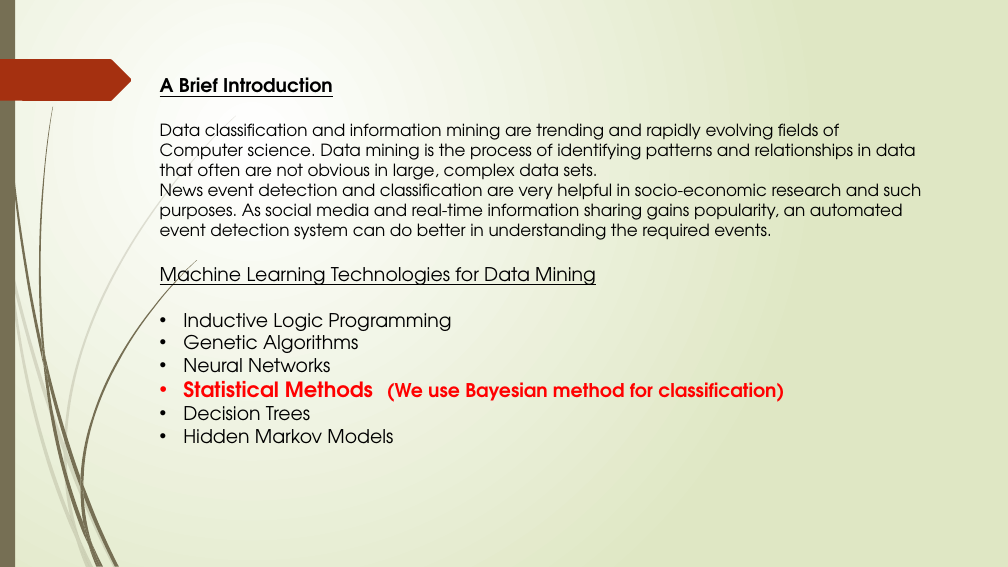
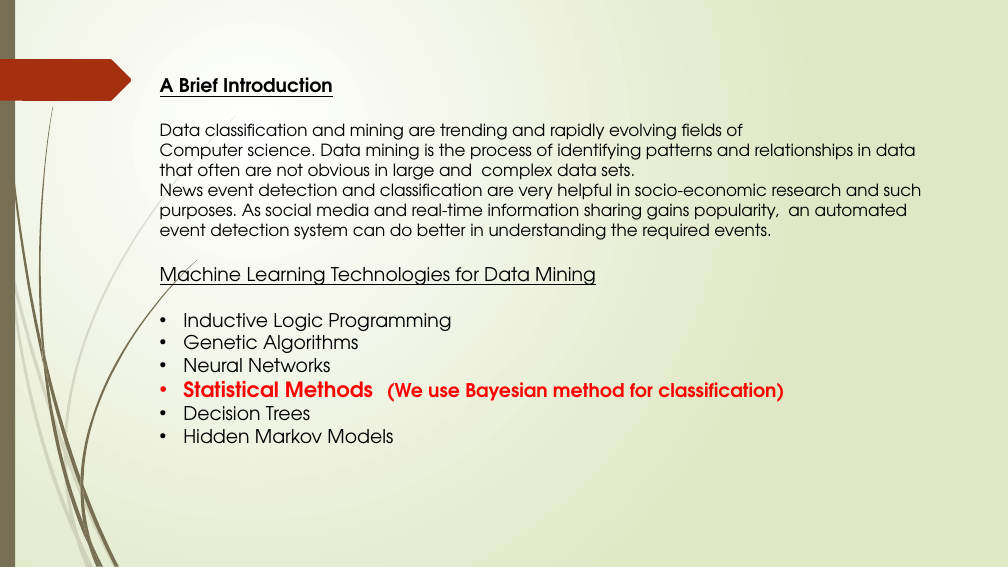
Before and after one commit to sujithcp/NewsAnalyser, a slide deck: slide 2 of presentation/Project.pptx. Drawn at 1008x567 pixels with LibreOffice and Linux fonts; fonts in the diff are those of the drawing. Boxes give left, top, right and bottom in pixels: in the first picture for what was removed or moved away, otherwise in the second. Text is boxed around its words. In the diff, an @@ line names an element or a change of style, - is before the commit and + after.

Commit message:
Presentation added..

```diff
--- a/presentation/Project.pptx
+++ b/presentation/Project.pptx
@@ text at (160, 123, 916, 185): text changed @@
-Data classification and information mining are trending and rapidly evolving fields of
-Computer science. Data mining is the process of identifying patterns and relationships in data that often are not obvious in large, complex data sets.
+Data classification and mining are trending and rapidly evolving fields of
+Computer science. Data mining is the process of identifying patterns and relationships in data that often are not obvious in large and complex data sets.
```
Also in this commit, not shown: 7 other slides changed, 2 slides added, 1 slide removed, 1 other file.
